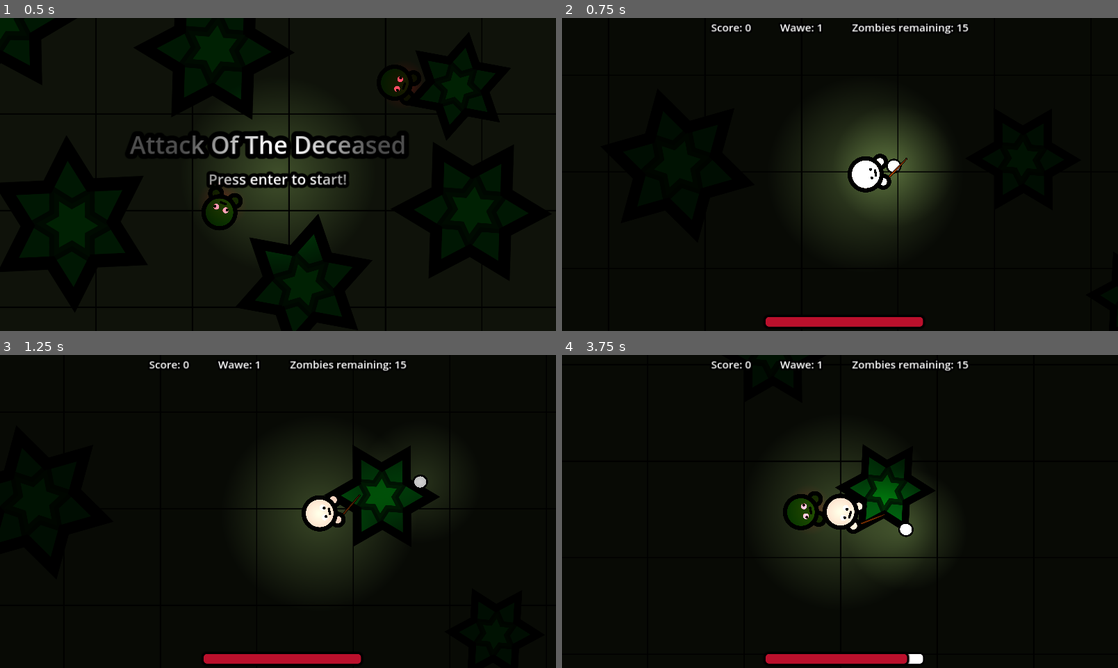
Above: before the commit, frames 1-4 (two rows, left to right).
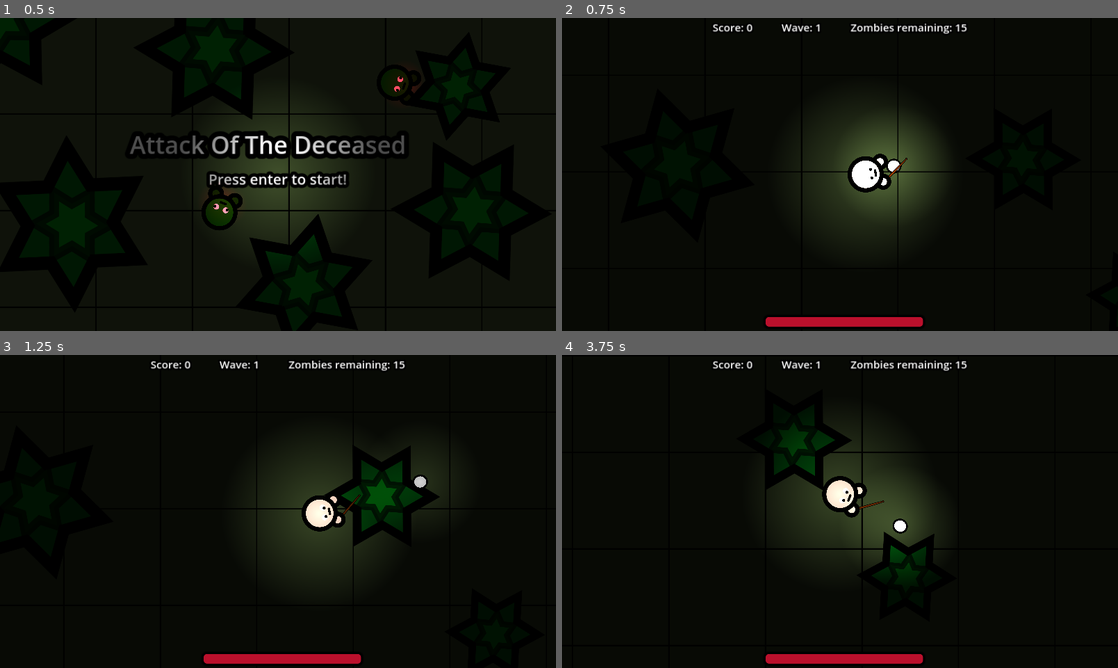
Above: after the commit, the same moments.

Repository: Honzoraptor31415/AttackOfTheDeceased
Game: Godot game, scene res://scenes/menu.tscn
The game is run twice, just before and just after one commit, with the same random seed, the same clock (stepped at 60 frames per second) and the same inputs.
Inputs (mouse positions are in pixels of both pictures, inside the frame that each line leads up to):
- Up to frame 1 (0.5 s): no input
- Up to frame 2 (0.75 s): tap Enter (menu_enter) at 0.5 s; move the mouse to (962, 158) at 0.52 s; press the mouse at (962, 158) at 0.53 s; hold Right (right) from 0.53 s (still down)
- Up to frame 3 (1.25 s): keep holding Right (right)
- Up to frame 4 (3.75 s): move the mouse to (728, 527) at 1.27 s; release Right (right) at 1.28 s; release the mouse at (728, 527) at 1.28 s; hold Down (down) 1.28-2.03 s; tap E (use) at 1.35, 2.85 s; move the mouse to (895, 442) at 2.02 s; press the mouse at (895, 442) at 2.03 s; hold Right (right) 2.03-2.78 s; move the mouse to (812, 574) at 2.77 s; release the mouse at (812, 574) at 2.78 s; hold Up (up) 2.78-3.53 s; move the mouse to (1006, 558) at 3.52 s; press the mouse at (1006, 558) at 3.53 s; hold Left (left) from 3.53 s (still down)

Frame 1 is identical in both runs. In frame 2, 0.6% of the frame differs, in the area x 26-74%, y 1-6%; in frame 3, 0.6%; in frame 4, 6.7%, in the area x 26-74%, y 1-99%.

Commit message:
Improved wave system

Diff:
--- a/scenes/ui.tscn
+++ b/scenes/ui.tscn
@@ -72,7 +72,7 @@
 theme_override_colors/font_outline_color = Color(0, 0, 0, 1)
 theme_override_constants/outline_size = 15
 theme_override_font_sizes/font_size = 22
-text = "Wawe: 1"
+text = "Wave: 1"
 
 [node name="ZombiesCountIndicator" type="Label" parent="CenterContainer/Grid"]
 light_mask = 16
--- a/scenes/zombie.tscn
+++ b/scenes/zombie.tscn
@@ -8,7 +8,7 @@
 radius = 39.0128
 
 [sub_resource type="CircleShape2D" id="CircleShape2D_ab17q"]
-radius = 296.061
+radius = 448.492
 
 [sub_resource type="CapsuleShape2D" id="CapsuleShape2D_xuw56"]
 radius = 39.0
--- a/scripts/bullet.gd
+++ b/scripts/bullet.gd
@@ -1,12 +1,13 @@
 extends Area2D
 
 const speed = 700
-const damage = 10
+var damage = 10
 
 func _ready():
 	var tween = get_tree().create_tween()
 	$Sprite2D.scale = Vector2(0, 0)
 	tween.tween_property($Sprite2D, "scale", Vector2(0.1, 0.1), 0.2)
+	damage += $/root/Main/Player.score * 1.5
 
 func _physics_process(delta):
 	position += transform.x * speed * delta
--- a/scripts/main.gd
+++ b/scripts/main.gd
@@ -33,7 +33,7 @@
 
 func _physics_process(_delta):
 	zombie_count_indicator.text = "Zombies remaining: " + str(zombie_count)
-	wave_number_indicator.text = "Wawe: " + str(wave_number)
+	wave_number_indicator.text = "Wave: " + str(wave_number)
 
 	if zombie_count == 0:
 		new_wave()
@@ -49,7 +49,9 @@
 		return
 
 	is_wave_being_created = true
-	zombies_per_wave += 10
+	if zombies_per_wave < 30:
+		zombies_per_wave += 10
+
 	wave_number += 1
 	spawn_zombies()
 
--- a/scripts/zombie.gd
+++ b/scripts/zombie.gd
@@ -15,8 +15,16 @@
 	$MovementTimer.wait_time = rng.randf_range(1, 5)
 	if get_parent().name == "Main":
 		main.zombie_count += 1
-		damage = damage + main.wave_number / 2
-		speed = speed + main.wave_number * 20
+		damage += main.wave_number / 2
+		speed += main.wave_number * 20
+		health += main.wave_number * 3
+		$NearbyArea/CollisionShape2D.scale = Vector2(scale.x + main.wave_number / 4, scale.y + main.wave_number / 4)
+		if rng.randi_range(0, 4) == 3 and main.wave_number >= 3:
+			damage *= 3
+			speed *= 0.5
+			scale *= 1.5
+			$NearbyArea/CollisionShape2D.scale = Vector2(3, 3)
+
 	go_to_random_position()
 
 func _physics_process(_delta):
